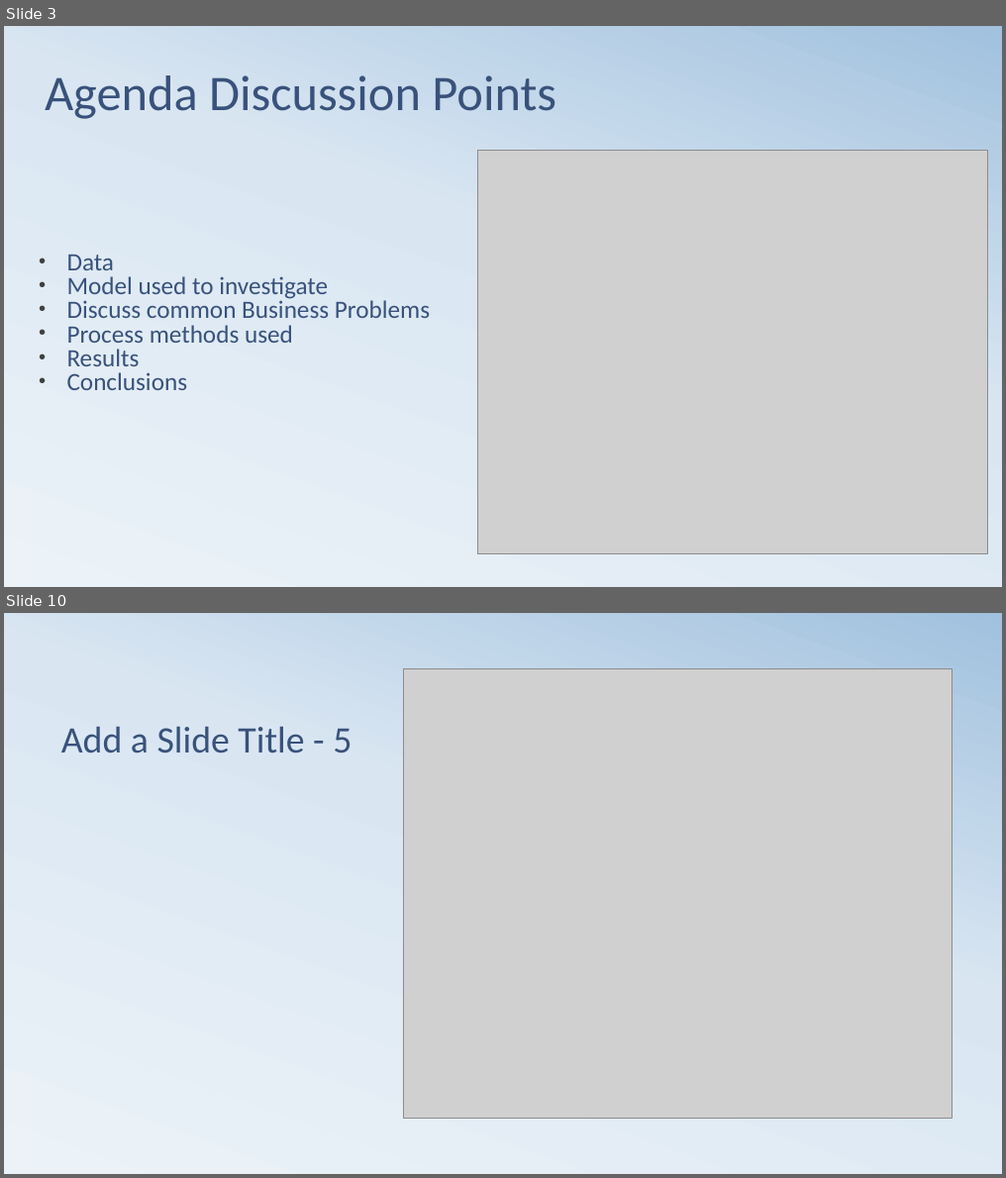
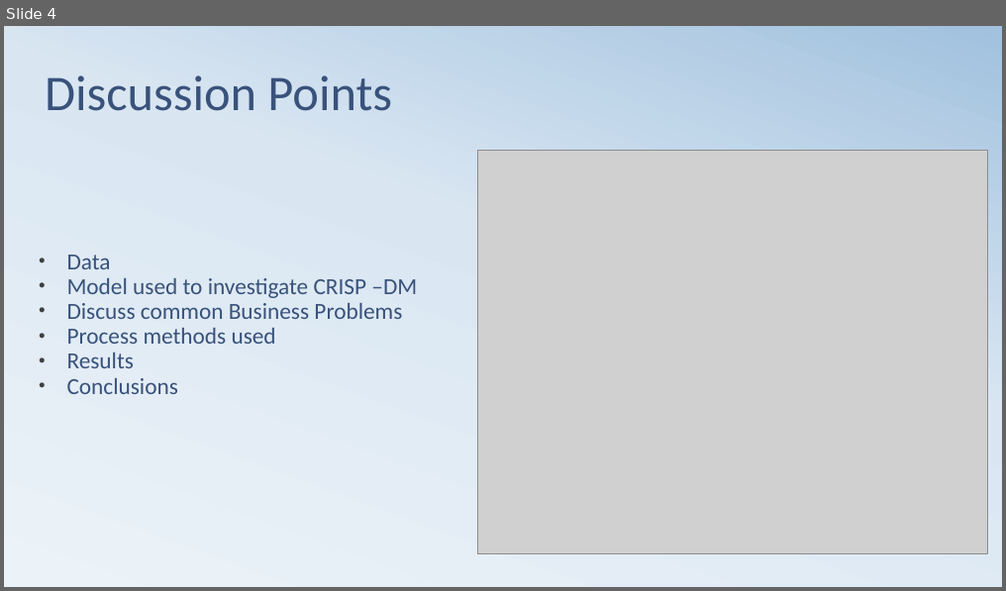
Before and after one commit to githosted/CAPSTONE, a slide deck: Capstone.pptx. Shown one above the other, each under a label of ours: slides 3 and 10 before the commit, slide 4 after it; the slides between them are not shown. The pictures are 1006x1178 and 1006x591 pixels, drawn with LibreOffice and Linux fonts; fonts in the diff are those of the drawing; grey boxes stand for pictures. Boxes give left, top, right and bottom in pixels: in the first picture for what was removed or moved away, otherwise in the second. Text is boxed around its words. In the diff, an @@ line names an element or a change of style, - is before the commit and + after.

```diff
--- a/Capstone.pptx
+++ b/Capstone.pptx
@@ slide 10 removed at (x1=4, y1=613, x2=1002, y2=1174), background gradient #ECF3F8 to #D9E6F2 to #A1C1DE @@
@@ picture removed at (x1=403, y1=669, x2=951, y2=1118) @@
@@ title removed at (x1=61, y1=726, x2=351, y2=754) @@
-Add a Slide Title - 5
@@ what was slide 3 is now slide 4 @@
@@ slide 4 changed as well @@
@@ title at (x1=45, y1=76, x2=392, y2=111): text changed @@
-Agenda Discussion Points
+Discussion Points
@@ text at (x1=67, y1=255, x2=402, y2=394): size 24 to 22.2 pt in "Data", "Discuss common Business Problems", "Process methods used", "Results" and 1 more places; line spacing 0.8 to 0.9 @@
@@ text at (x1=67, y1=278, x2=417, y2=298): text changed; size 24 to 22.2 pt @@
-• Model used to investigate
+• Model used to investigate CRISP –DM
```
Also in this commit, not shown: 5 other slides changed, 2 slides added, 3 other slides removed, 5 other files.
